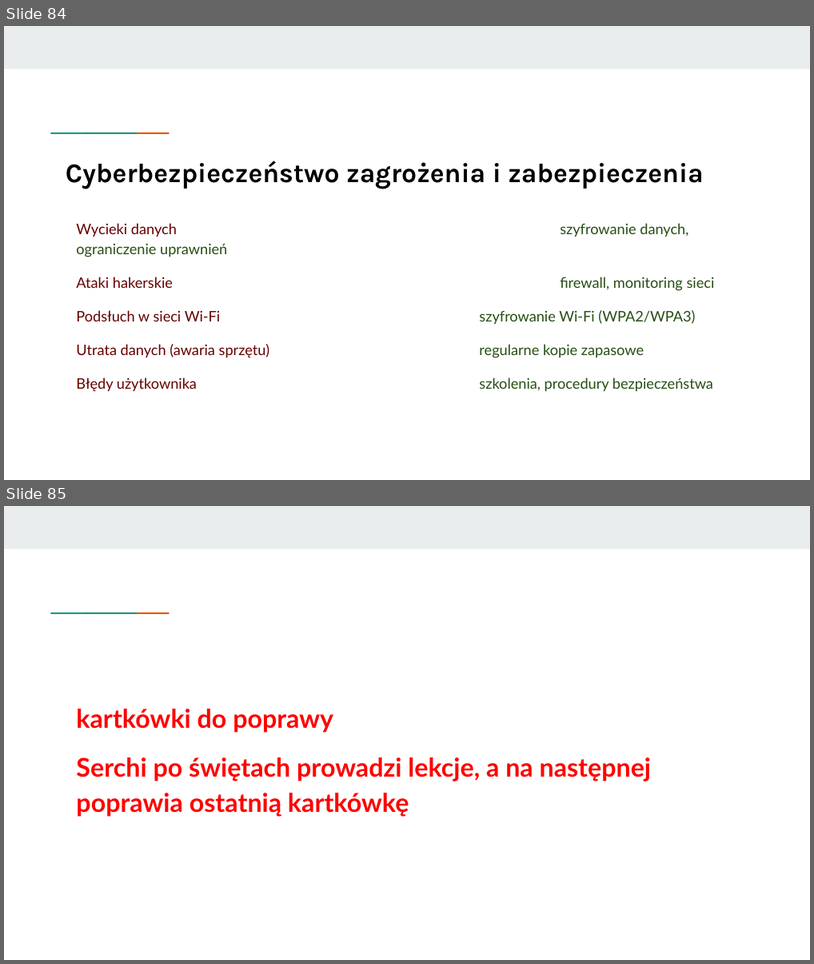
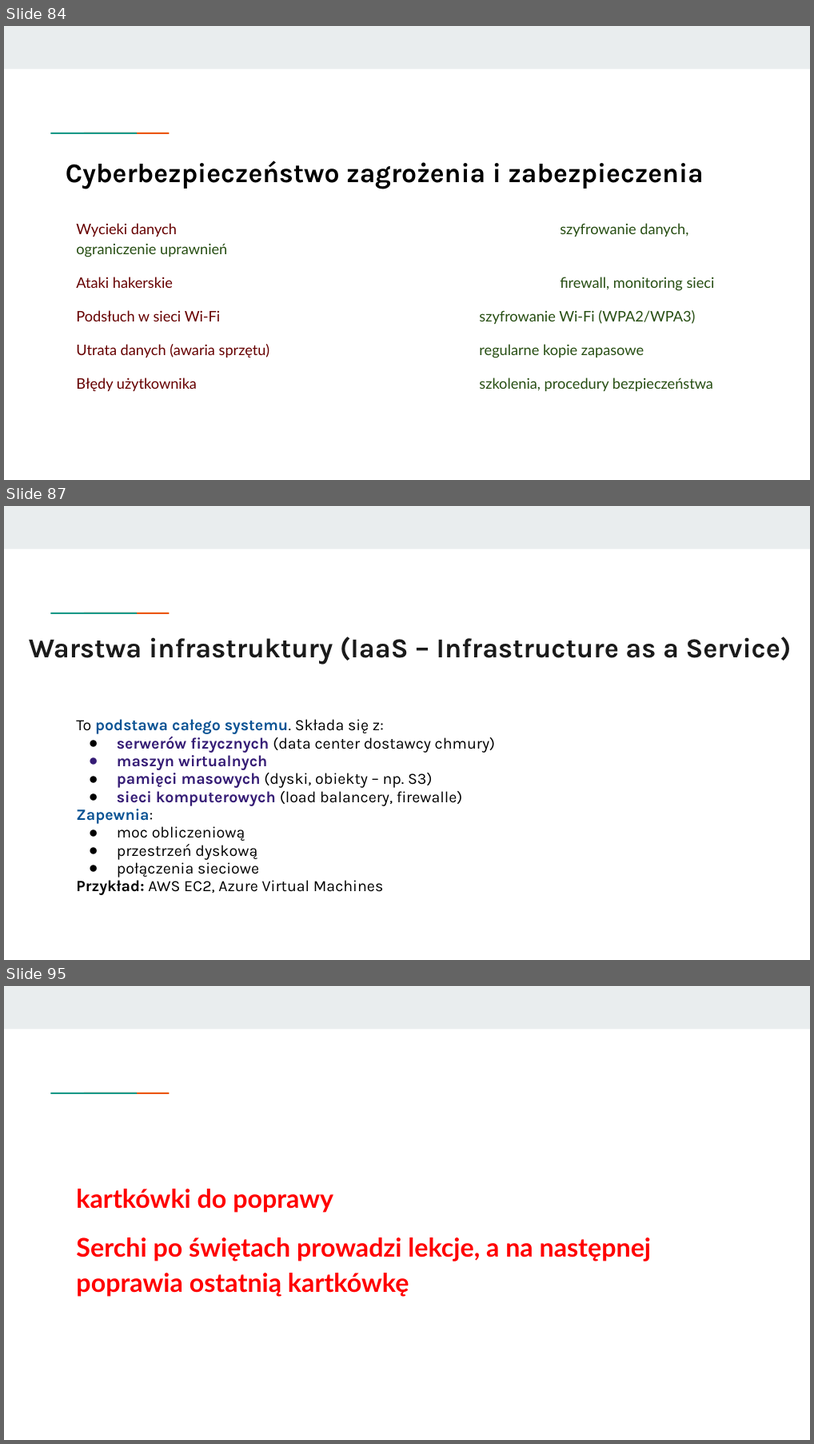
Before and after one commit to KasiaKasia/PRZEDMIOTY, a slide deck: ZASTOSOWANIE_INFORMATYKI/1A-gr_2/Zastosowanie informatyki - 1A gr. 2-plik2.pptx. Shown one above the other, each under a label of ours: slides 84 and 85 before the commit, slides 84, 87 and 95 after it; the slides between them are not shown. The pictures are 814x964 and 814x1444 pixels, drawn with LibreOffice and Linux fonts; fonts in the diff are those of the drawing. Boxes give left, top, right and bottom in pixels: in the first picture for what was removed or moved away, otherwise in the second. Text is boxed around its words. In the diff, an @@ line names an element or a change of style, - is before the commit and + after.

```diff
--- a/ZASTOSOWANIE_INFORMATYKI/1A-gr_2/Zastosowanie informatyki - 1A gr. 2-plik2.pptx
+++ b/ZASTOSOWANIE_INFORMATYKI/1A-gr_2/Zastosowanie informatyki - 1A gr. 2-plik2.pptx
@@ slide 87 added at [4,506,810,960], background #FFFFFF; not listed: 3 template elements that a slide beside it also shows @@
@@ title added at [29,636,792,664], 24.4 pt, text #1A1A1A, bold @@
+Warstwa infrastruktury (IaaS – Infrastructure as a Service)
@@ text added at [76,719,495,895], 14 pt, text #000000 @@
+To podstawa całego systemu. Składa się z:
+● serwerów fizycznych (data center dostawcy chmury)
+● maszyn wirtualnych
+● pamięci masowych (dyski, obiekty – np. S3)
+● sieci komputerowych (load balancery, firewalle)
+Zapewnia:
+● moc obliczeniową
+● przestrzeń dyskową
+● połączenia sieciowe
+Przykład: AWS EC2, Azure Virtual Machines
@@ what was slide 85 is now slide 95 @@
```
Also in this commit, not shown: 9 other slides added, 1 other file.
